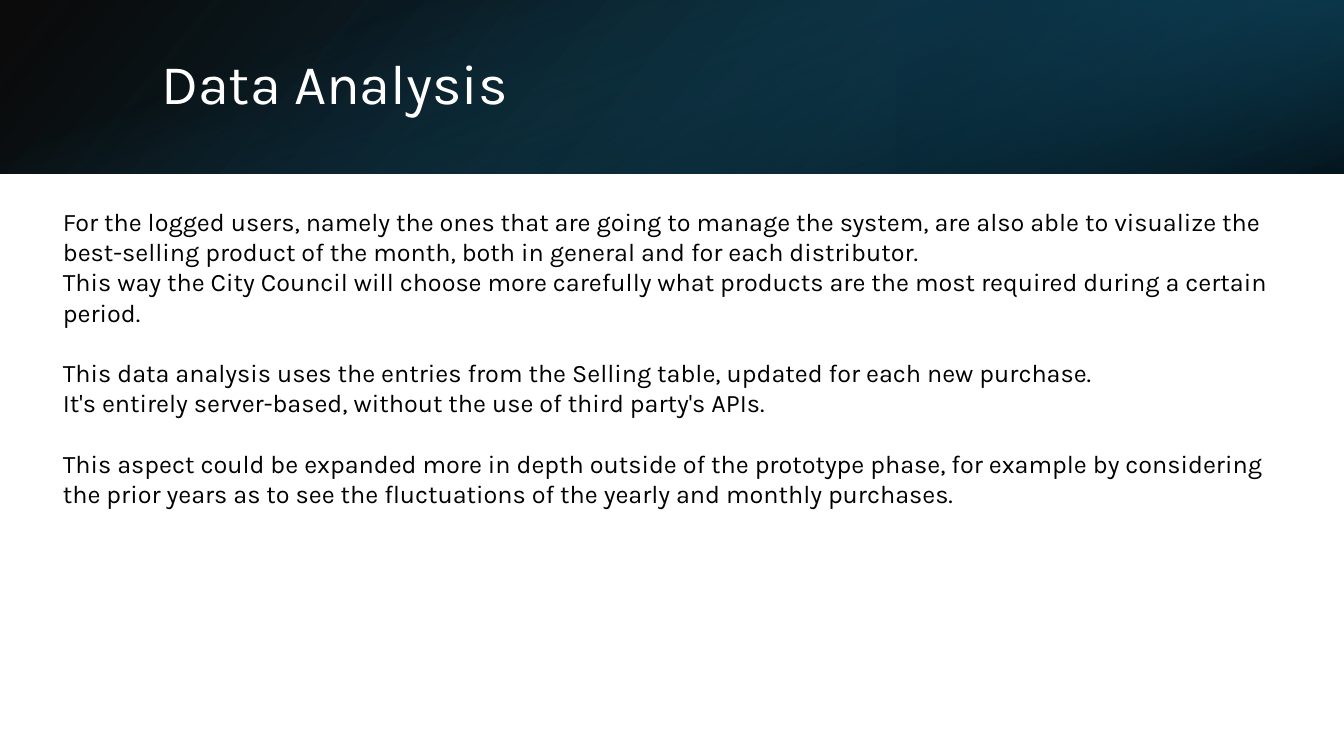
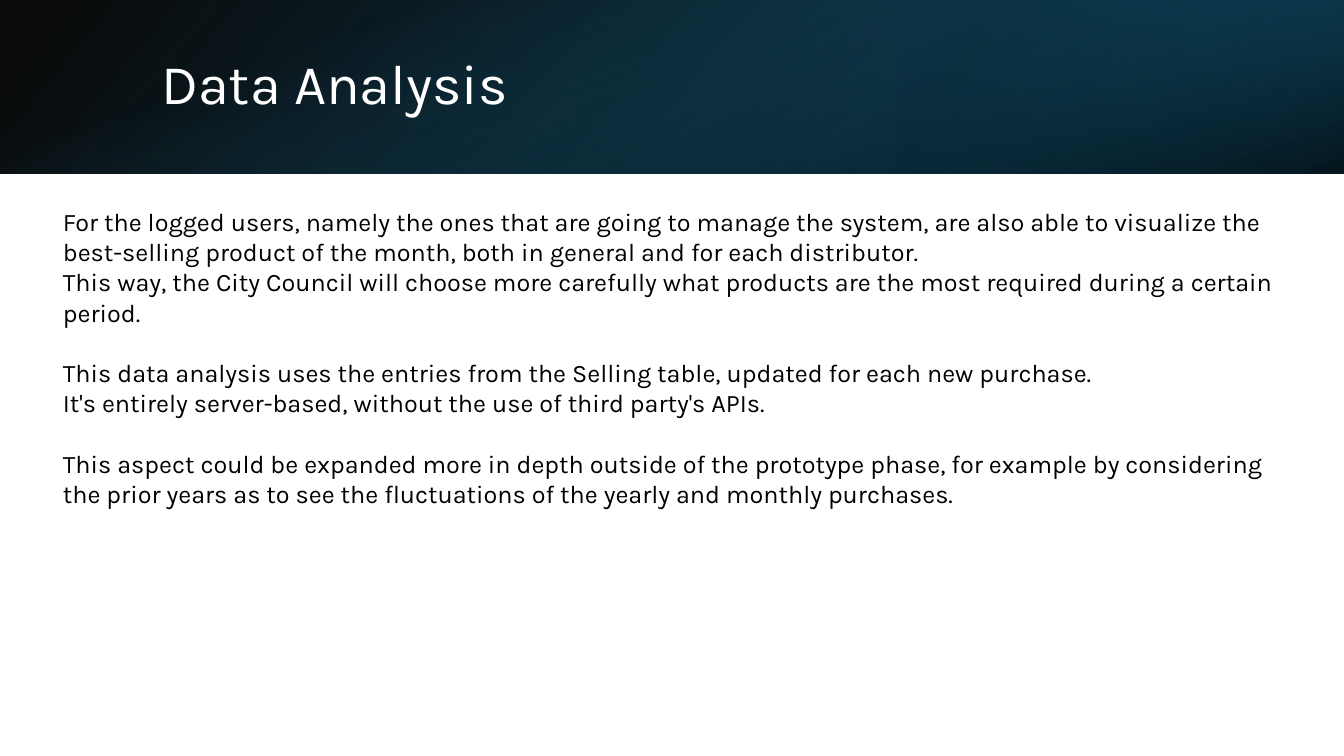
Before and after one commit to MattiaGrigoli/SpotAid, a slide deck: slide 7 of IOT technical.pptx. Drawn at 1344x756 pixels with LibreOffice and Linux fonts; fonts in the diff are those of the drawing. Boxes give left, top, right and bottom in pixels: in the first picture for what was removed or moved away, otherwise in the second. Text is boxed around its words. In the diff, an @@ line names an element or a change of style, - is before the commit and + after.

Commit message:
Fixed the grammar in some slides.

```diff
--- a/IOT technical.pptx
+++ b/IOT technical.pptx
@@ text at (63,273,1272,328): text changed @@
-This way the City Council will choose more carefully what products are the most required during a certain period.
+This way, the City Council will choose more carefully what products are the most required during a certain period.
```
Also in this commit, not shown: 3 other slides changed.
